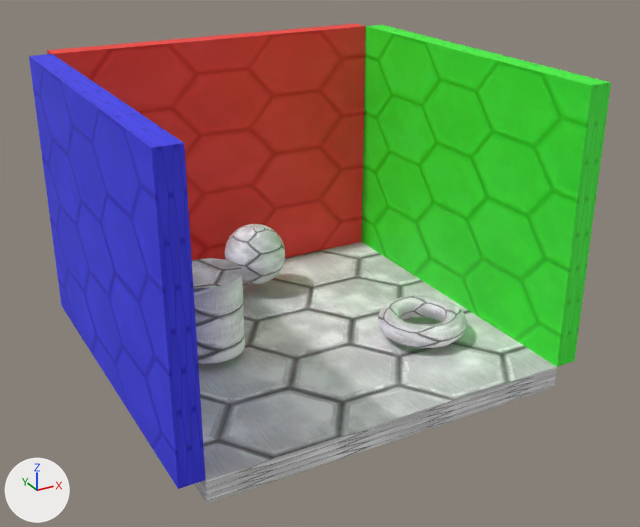
Two versions of the FBX model BakingLab-self/Content/Models/Box/Box_Lightmap.fbx, one commit apart.
The view is the same before and after, from a camera (50 mm lens) standing at (-0.0832, -0.1596, 0.0959) and looking at (0.0025, -0.0037, 0.0179). Arrows for +X, +Y and +Z are at lower left; the lights stay in place. Where no turn or scale is listed for an object, it has been applied to the vertices.

Before the edit, the objects in view are built like this:
```python
me_mesh = bpy.data.meshes.new('Mesh')
me_mesh.from_pydata(...)  # a torus around z (ring radius 0.0075, tube radius 0.0025) spanning x -0.01..0.01, y -0.01..0.01, z -0.0025..0.0025
me_mesh.materials.append(mat_white)  # picture img_white_png
me_mesh_001 = bpy.data.meshes.new('Mesh.001')
me_mesh_001.from_pydata(...)  # a UV sphere (20 segments, 20 rings, poles along z) spanning x -0.0075..0.0075, y -0.0075..0.0075, z -0.0075..0.0075
me_mesh_001.materials.append(mat_white)  # picture img_white_png
me_mesh_002 = bpy.data.meshes.new('Mesh.002')
me_mesh_002.from_pydata(...)  # a box spanning x -0.0025..0.0025, y -0.04..0.04, z -0.03..0.03
me_mesh_002.materials.append(mat_blue)  # picture img_blue_png
me_mesh_003 = bpy.data.meshes.new('Mesh.003')
me_mesh_003.from_pydata(...)  # a box spanning x -0.04..0.04, y -0.0025..0.0025, z -0.03..0.03
me_mesh_003.materials.append(mat_phong2)  # picture img_red_png
me_mesh_004 = bpy.data.meshes.new('Mesh.004')
me_mesh_004.from_pydata(...)  # a box spanning x -0.0025..0.0025, y -0.04..0.04, z -0.03..0.03
me_mesh_004.materials.append(mat_green)  # picture img_green_png
ob_polysurface11 = bpy.data.objects.new('polySurface11', me_mesh)
ob_polysurface11.location = (0.0225, -0.015, 0.004)
ob_polysurface12 = bpy.data.objects.new('polySurface12', me_mesh_001)
ob_polysurface12.location = (0.0, 0.025, 0.01)
ob_polysurface14 = bpy.data.objects.new('polySurface14', me_mesh_002)
ob_polysurface14.location = (-0.0425, 0.0, 0.03)
ob_polysurface16 = bpy.data.objects.new('polySurface16', me_mesh_003)
ob_polysurface16.location = (0.0, 0.0425, 0.03)
ob_polysurface18 = bpy.data.objects.new('polySurface18', me_mesh_004)
ob_polysurface18.location = (0.0425, 0.0, 0.03)
# also in view: 'pCylinder1' at (-0.0225, 0.0, 0.011); 'polySurface19' at (0.0, 0.0, -0.0025)
```
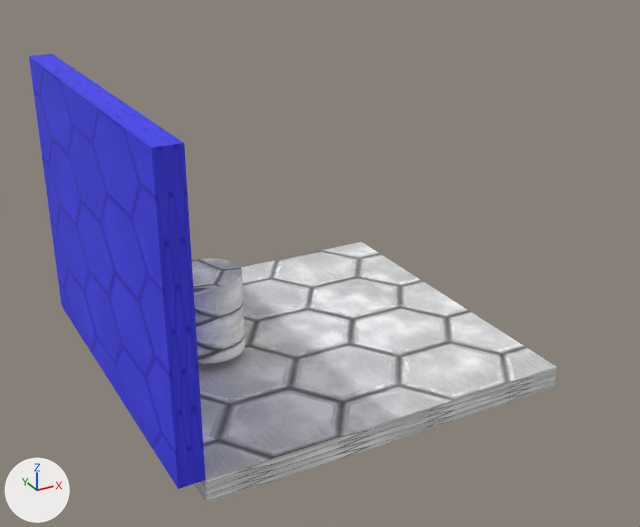
Location of each change, (x1, y1, x2, y2) in pixels of the pictures (640 x 527 px):
'polySurface18', deleted (green)
    before: (361, 25, 611, 367)
'polySurface16', deleted (red)
    before: (47, 24, 366, 260)
'polySurface11', deleted
    before: (378, 295, 467, 348)
'polySurface12', deleted
    before: (225, 224, 285, 284)

Patch to the scene script:
```diff
--- a/BakingLab-self/Content/Models/Box/Box_Lightmap.fbx.py
+++ b/BakingLab-self/Content/Models/Box/Box_Lightmap.fbx.py
@@ ob_polysurface16 @@
-ob_polysurface16 = bpy.data.objects.new('polySurface16', me_mesh_003)
-ob_polysurface16.location = (0.0, 0.0425, 0.03)
@@ ob_polysurface18 @@
-ob_polysurface18 = bpy.data.objects.new('polySurface18', me_mesh_004)
-ob_polysurface18.location = (0.0425, 0.0, 0.03)
@@ ob_polysurface12 @@
-ob_polysurface12 = bpy.data.objects.new('polySurface12', me_mesh_001)
-ob_polysurface12.location = (0.0, 0.025, 0.01)
@@ ob_polysurface11 @@
-ob_polysurface11 = bpy.data.objects.new('polySurface11', me_mesh)
-ob_polysurface11.location = (0.0225, -0.015, 0.004)
```
